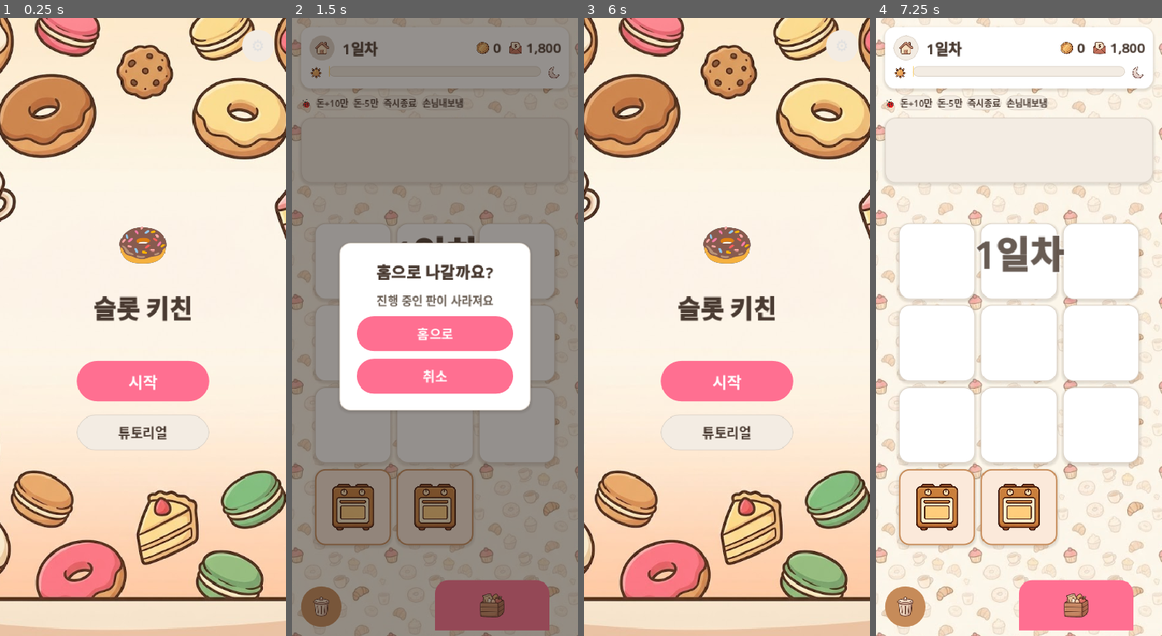
Above: before the commit, frames 1-4 (left to right).
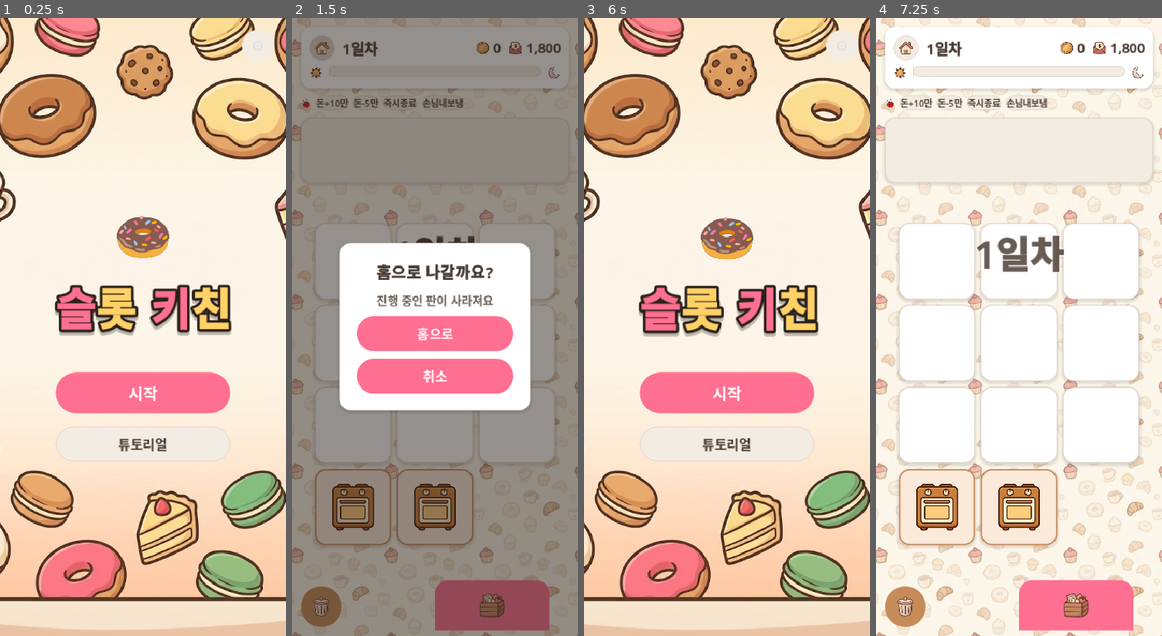
Above: after the commit, the same moments.

Repository: yellyB/game-slot-kitchen
Game: Godot game, scene res://scenes/Main.tscn
The game is run twice, just before and just after one commit, with the same random seed, the same clock (stepped at 60 frames per second) and the same inputs. Sound files missing from this copy of the repository are replaced by a short silence.
Inputs (mouse positions are in pixels of both pictures, inside the frame that each line leads up to):
- Up to frame 1 (0.25 s): no input
- Up to frame 2 (1.5 s): click "시작" at 0.5 s; click (323, 48) at 1.25 s
- Up to frame 3 (6 s): click "돈+10만" at 2 s; click "돈-5만" at 2.75 s; click "손님내보냄" at 3.5 s; click (612, 605) at 4.27 s; click (784, 605) at 5 s; click "홈으로" at 5.75 s
- Up to frame 4 (7.25 s): click "시작" at 6.5 s

The runs differ from the first frame. In frame 1, 8.2% of the frame differs, in the area x 19-82%, y 32-72%; in frame 2, nothing differs; in frame 3, 8.3%, in the area x 19-83%, y 32-72%; in frame 4, nothing differs.

Commit message:
타이틀 로고화: '슬롯 키친' 글자별 컬러(핑크·크림 교차)+코코아 외곽선·그림자·기울기 + 도넛 통통/타이틀 숨쉬기 모션
Co-Authored-By: Claude Opus 4.8 (1M context) <noreply@anthropic.com>

Diff:
--- a/scripts/title_screen.gd
+++ b/scripts/title_screen.gd
@@ -31,13 +31,21 @@
 	v.add_theme_constant_override("separation", 18)
 	center.add_child(v)
 
-	var logo := UI.label("🍩", 72)
+	# 로고(도넛) — 통통 위아래로 튀는 아이들 모션(플레인 Control로 감싸 VBox 레이아웃과 분리)
+	var logo_wrap := Control.new()
+	logo_wrap.custom_minimum_size = Vector2(0, 96)
+	var logo := UI.label("🍩", 80)
+	logo.set_anchors_and_offsets_preset(Control.PRESET_FULL_RECT)
 	logo.horizontal_alignment = HORIZONTAL_ALIGNMENT_CENTER
-	v.add_child(logo)
+	logo.vertical_alignment = VERTICAL_ALIGNMENT_CENTER
+	logo_wrap.add_child(logo)
+	v.add_child(logo_wrap)
+	_bob(logo)
 
-	var title := UI.label("슬롯 키친", 34, Palette.COCOA_800, true)
-	title.horizontal_alignment = HORIZONTAL_ALIGNMENT_CENTER
+	# 게임 타이틀 — 글자별 브랜드 컬러 + 진한 코코아 외곽선 + 부드러운 그림자로 로고화
+	var title := _make_title("슬롯 키친")
 	v.add_child(title)
+	_pulse(title)
 
 	var spacer := Control.new()
 	spacer.custom_minimum_size = Vector2(0, 12)
@@ -91,6 +99,52 @@
 	add_child(gear)
 
 
+# 글자별 색 — 딸기핑크·크림옐로 교차(따뜻한 도넛 카페 톤). 공백은 건너뜀.
+const _TITLE_COLORS := [Palette.MAIN, Palette.ACCENT, Palette.MAIN, Palette.ACCENT]
+
+## 타이틀을 글자 단위 라벨로 쪼개 컬러/외곽선/그림자/기울기를 개별 부여 → 로고 느낌.
+func _make_title(text: String) -> HBoxContainer:
+	var row := HBoxContainer.new()
+	row.alignment = BoxContainer.ALIGNMENT_CENTER
+	row.add_theme_constant_override("separation", 1)
+	var idx := 0
+	for ch in text:
+		if ch == " ":
+			var gap := Control.new()
+			gap.custom_minimum_size = Vector2(18, 0)
+			row.add_child(gap)
+			continue
+		row.add_child(_glyph(ch, _TITLE_COLORS[idx % _TITLE_COLORS.size()], idx))
+		idx += 1
+	return row
+
+## 한 글자 라벨 — 굵게 + 진한 코코아 외곽선 + 아래 그림자 + 좌우로 살짝 기울임.
+func _glyph(ch: String, color: Color, idx: int) -> Label:
+	var l := UI.label(ch, 58, color, true)
+	l.add_theme_constant_override("outline_size", 14)
+	l.add_theme_color_override("font_outline_color", Palette.COCOA_900)
+	l.add_theme_color_override("font_shadow_color", Color(0.164, 0.129, 0.106, 0.28))
+	l.add_theme_constant_override("shadow_offset_x", 0)
+	l.add_theme_constant_override("shadow_offset_y", 5)
+	l.add_theme_constant_override("shadow_outline_size", 14)
+	l.rotation_degrees = -5.0 if idx % 2 == 0 else 5.0
+	l.resized.connect(func(): l.pivot_offset = l.size * 0.5)   # 제자리 회전 위해 중앙 피벗
+	return l
+
+## 도넛 로고 — 위아래로 통통(무한 루프).
+func _bob(node: Control) -> void:
+	var t := create_tween().set_loops()
+	t.tween_property(node, "position:y", -7.0, 0.75).as_relative().set_trans(Tween.TRANS_SINE).set_ease(Tween.EASE_IN_OUT)
+	t.tween_property(node, "position:y", 7.0, 0.75).as_relative().set_trans(Tween.TRANS_SINE).set_ease(Tween.EASE_IN_OUT)
+
+## 타이틀 — 은은한 숨쉬기 스케일(무한 루프).
+func _pulse(node: Control) -> void:
+	node.resized.connect(func(): node.pivot_offset = node.size * 0.5)
+	var t := create_tween().set_loops()
+	t.tween_property(node, "scale", Vector2(1.04, 1.04), 1.1).set_trans(Tween.TRANS_SINE).set_ease(Tween.EASE_IN_OUT)
+	t.tween_property(node, "scale", Vector2.ONE, 1.1).set_trans(Tween.TRANS_SINE).set_ease(Tween.EASE_IN_OUT)
+
+
 func _open_settings() -> void:
 	var panel := SettingsPanel.new()
 	panel.tree_exited.connect(_refresh_texts)   # 설정 닫히면 언어 반영
